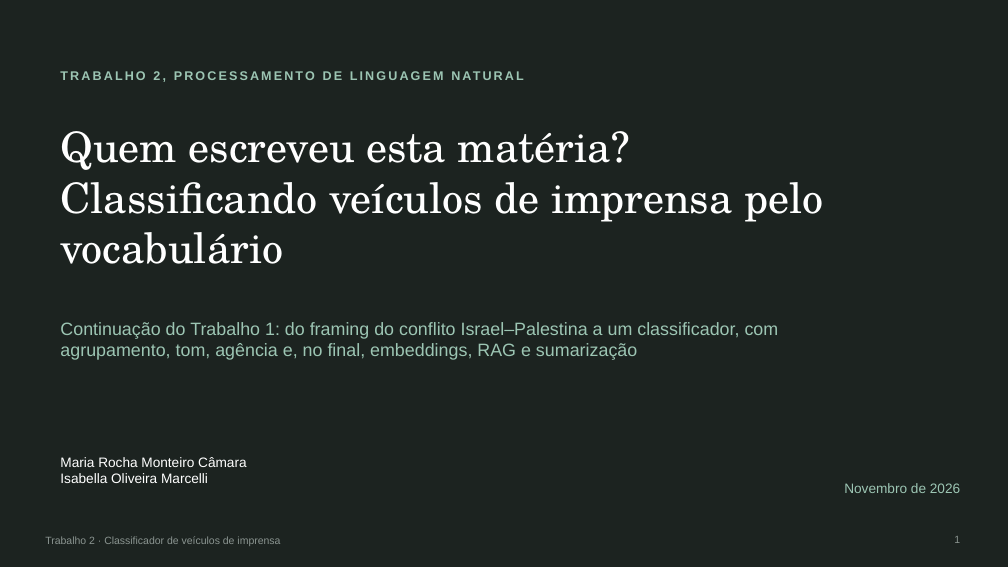
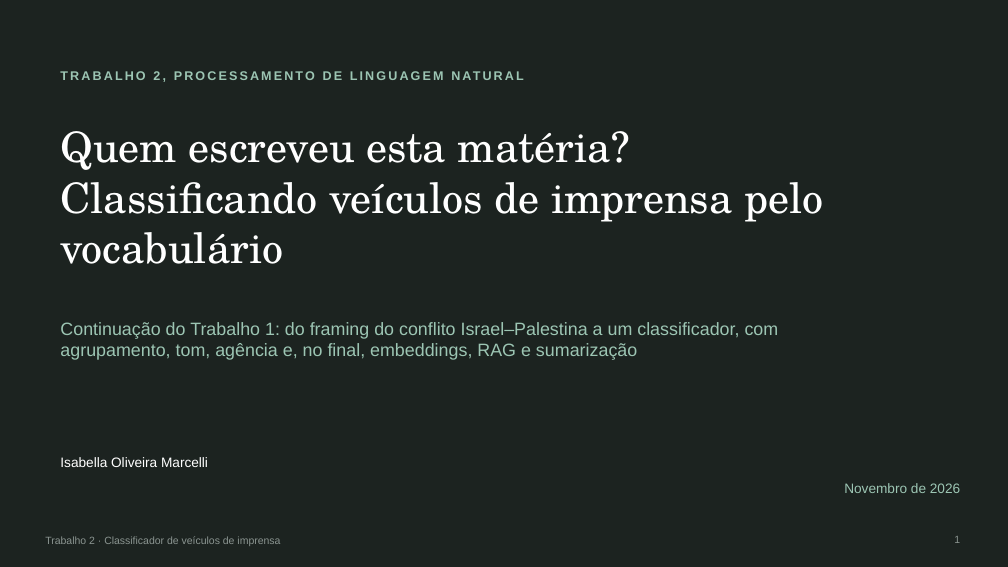
Before and after one commit to IsabellaMarcelli/PLN-trabalho2, a slide deck: slide 1 of docs/Slides_Trabalho2.pptx. Drawn at 1008x567 pixels with LibreOffice and Linux fonts; fonts in the diff are those of the drawing. Boxes give left, top, right and bottom in pixels: in the first picture for what was removed or moved away, otherwise in the second. Text is boxed around its words. In the diff, an @@ line names an element or a change of style, - is before the commit and + after.

```diff
--- a/docs/Slides_Trabalho2.pptx
+++ b/docs/Slides_Trabalho2.pptx
@@ text at bbox=[60, 457, 246, 467]: paragraph removed @@
-Maria Rocha Monteiro Câmara
```
Also in this commit, not shown: 1 other slide changed, 1 other file.
